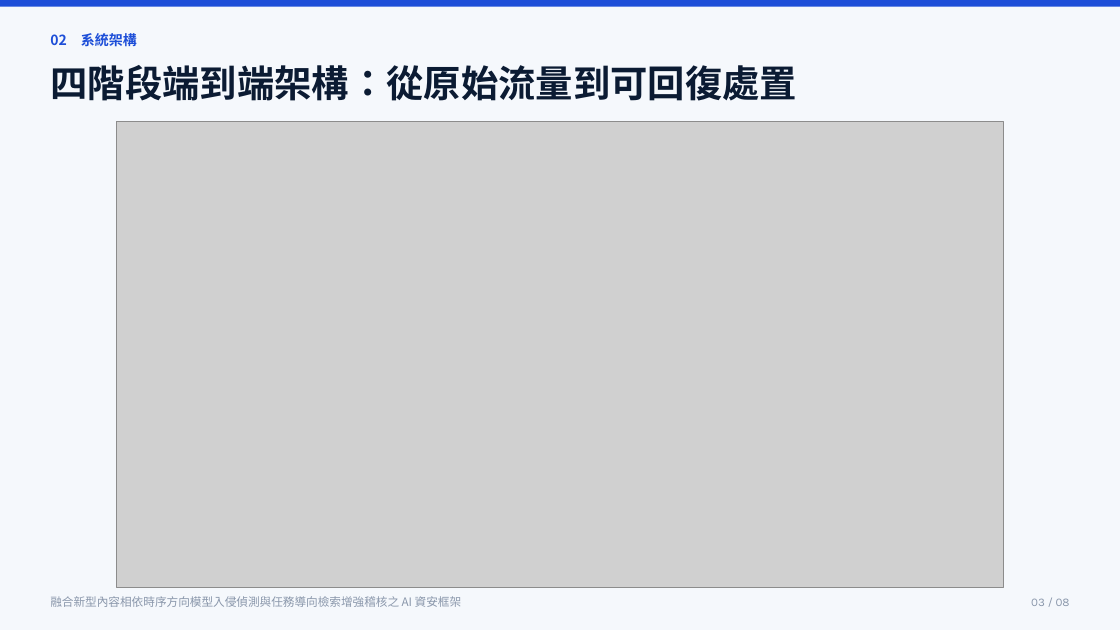
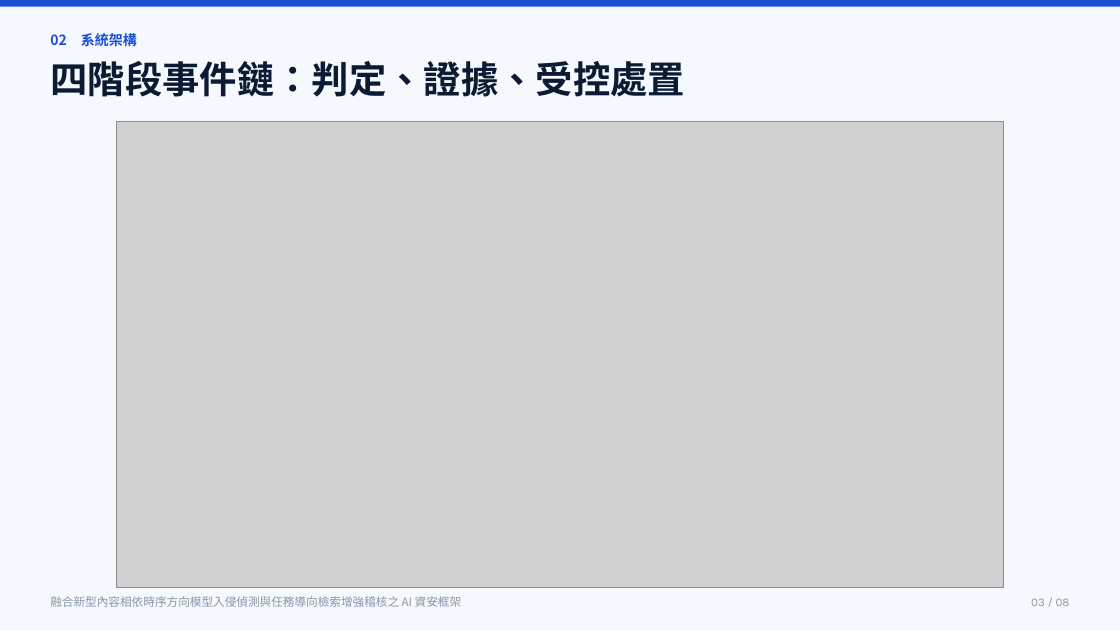
Before and after one commit to Lily09-project/innoserve-competition, a slide deck: slide 3 of deliverables/決賽簡報_AI資安框架.pptx. Drawn at 1120x630 pixels with LibreOffice and Linux fonts; fonts in the diff are those of the drawing; grey boxes stand for pictures. Boxes give left, top, right and bottom in pixels: in the first picture for what was removed or moved away, otherwise in the second. Text is boxed around its words. In the diff, an @@ line names an element or a change of style, - is before the commit and + after.

```diff
--- a/deliverables/決賽簡報_AI資安框架.pptx
+++ b/deliverables/決賽簡報_AI資安框架.pptx
@@ text at (x1=50, y1=61, x2=685, y2=97): text changed @@
-四階段端到端架構：從原始流量到可回復處置
+四階段事件鏈：判定、證據、受控處置
```
Also in this commit, not shown: 5 other slides changed, 29 other files.
